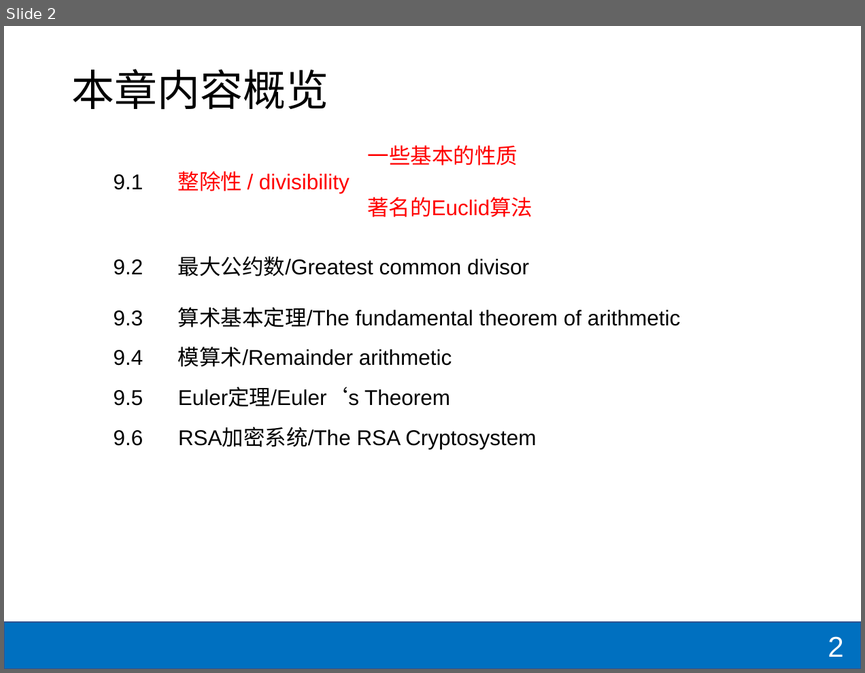
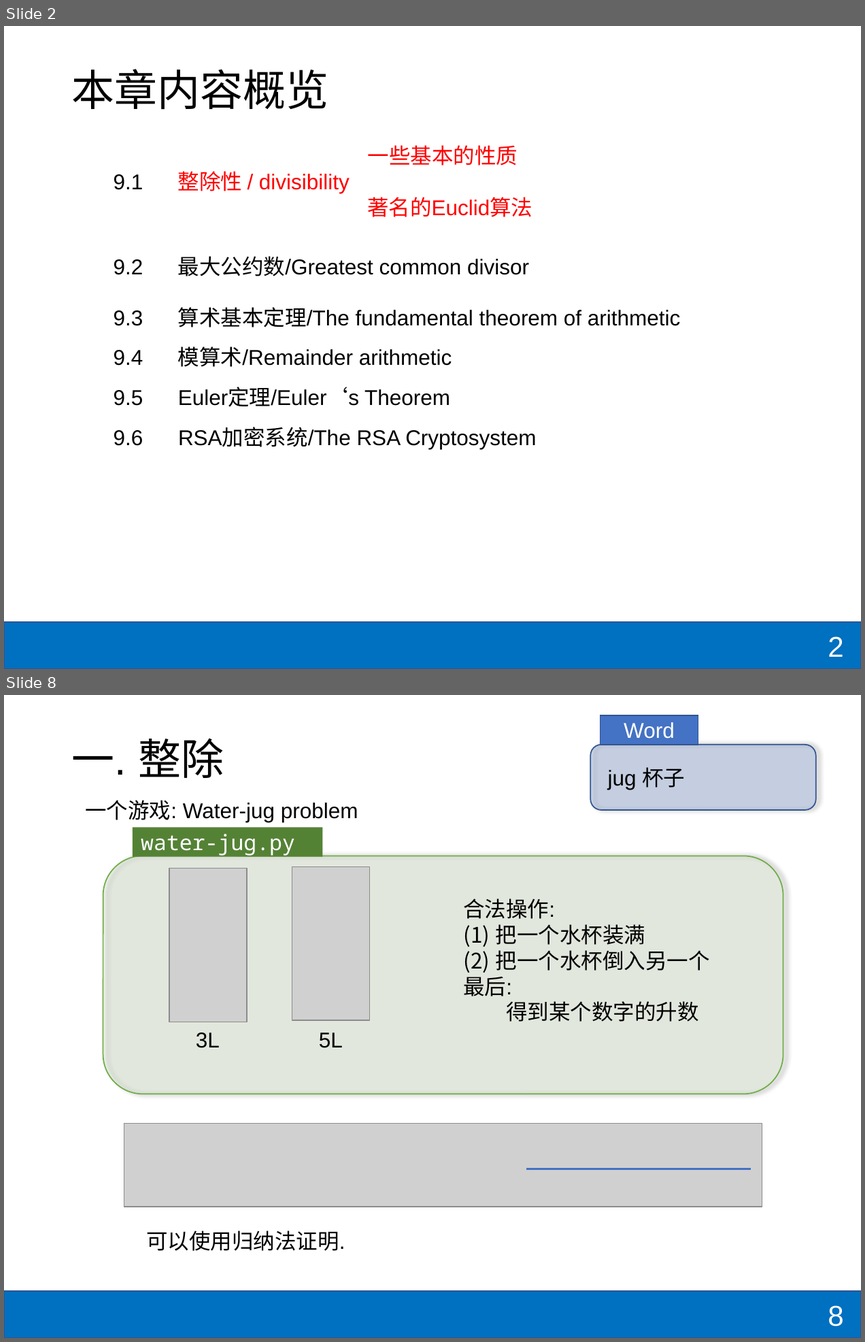
Before and after one commit to shzaiz/dx-public, a slide deck: notes/notes/mcs/9-number-theory/number.pptx. Shown one above the other, each under a label of ours: slide 2 before the commit, slides 2 and 8 after it; the slides between them are not shown. The pictures are 865x673 and 865x1342 pixels, drawn with LibreOffice and Linux fonts; fonts in the diff are those of the drawing; grey boxes stand for pictures. Boxes give left, top, right and bottom in pixels: in the first picture for what was removed or moved away, otherwise in the second. Text is boxed around its words. In the diff, an @@ line names an element or a change of style, - is before the commit and + after.

```diff
--- a/notes/notes/mcs/9-number-theory/number.pptx
+++ b/notes/notes/mcs/9-number-theory/number.pptx
@@ slide 8 added at <box>4,695,861,1338</box>, background #FFFFFF; not listed: 1 template element that a slide beside it also shows @@
@@ rectangle added at <box>600,715,698,745</box>, fill #4472C4, outline #325491 1 pt, 18 pt, text #FFFFFF @@
+Word
@@ title added at <box>71,739,224,778</box>, 36 pt, text #000000 @@
+一. 整除
@@ rounded rectangle added at <box>590,745,815,810</box>, fill #4472C4 at 22% opacity, outline #325491 1 pt @@
@@ text added at <box>608,767,685,790</box>, 18 pt, text #000000 @@
+jug 杯子
@@ text added at <box>85,800,358,822</box>, 18 pt, text #000000 @@
+一个游戏: Water-jug problem
@@ rectangle added at <box>133,827,323,856</box>, fill #548235, 18 pt, text #FFFFFF @@
+water-jug.py
@@ rounded rectangle added at <box>103,856,784,1094</box>, fill #C5E0B4 at 22% opacity, outline #70AD47 1 pt @@
@@ picture added at <box>169,868,247,1021</box> @@
@@ picture added at <box>292,866,369,1020</box> @@
@@ text added at <box>463,898,710,1021</box>, 18 pt, text #000000 @@
+合法操作:
+(1) 把一个水杯装满
+(2) 把一个水杯倒入另一个
+最后:
+得到某个数字的升数
@@ text added at <box>196,1032,220,1048</box>, 18 pt, text #000000 @@
+3L
@@ text added at <box>319,1032,343,1048</box>, 18 pt, text #000000 @@
+5L
@@ picture added at <box>124,1123,762,1206</box> @@
@@ line added from (526, 1169) to (751, 1169), #4472C4 2 pt @@
@@ text added at <box>146,1230,345,1251</box>, 18 pt, text #000000 @@
+可以使用归纳法证明.
@@ page number added at <box>827,1305,843,1326</box>, 24 pt, text #FFFFFF @@
+8
```
Also in this commit, not shown: 6 other slides added, 12 other files.
